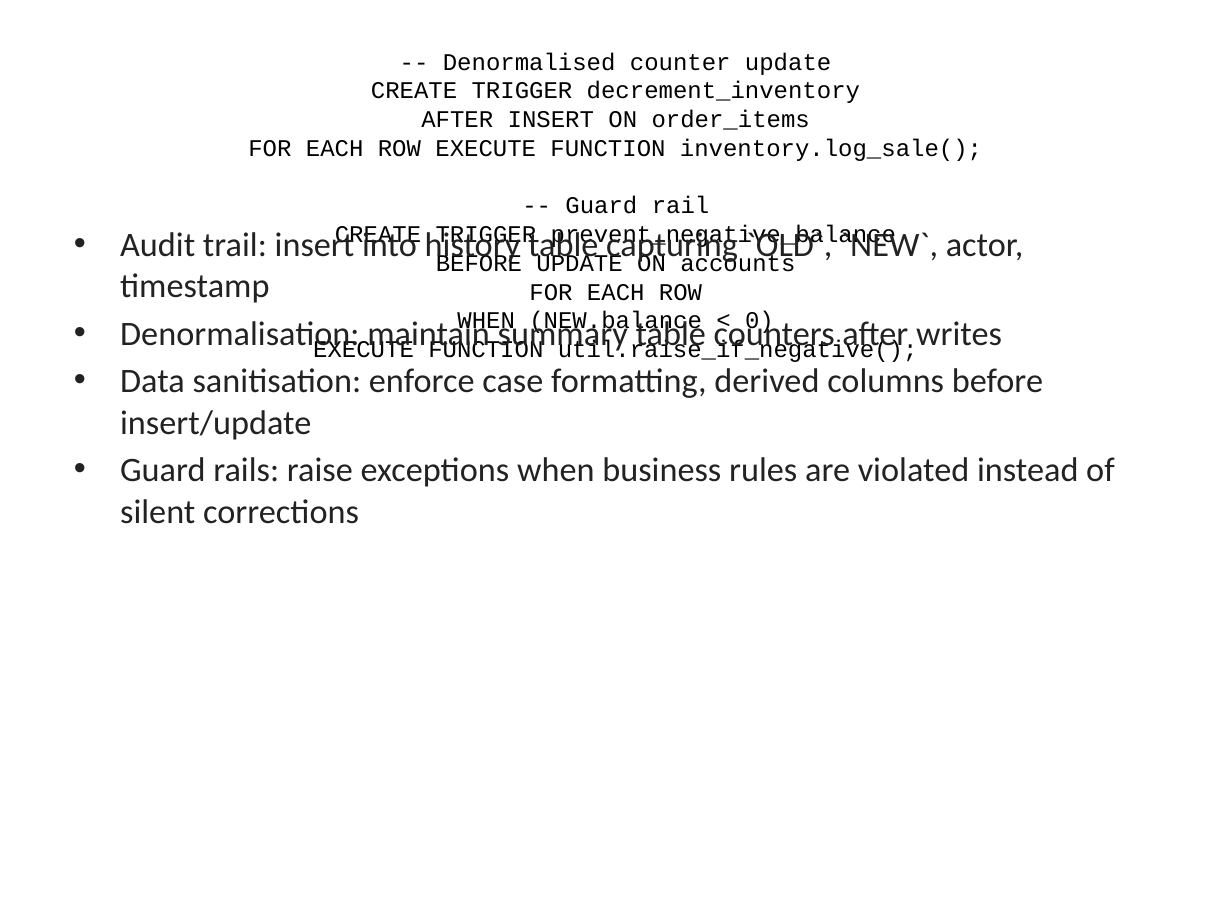
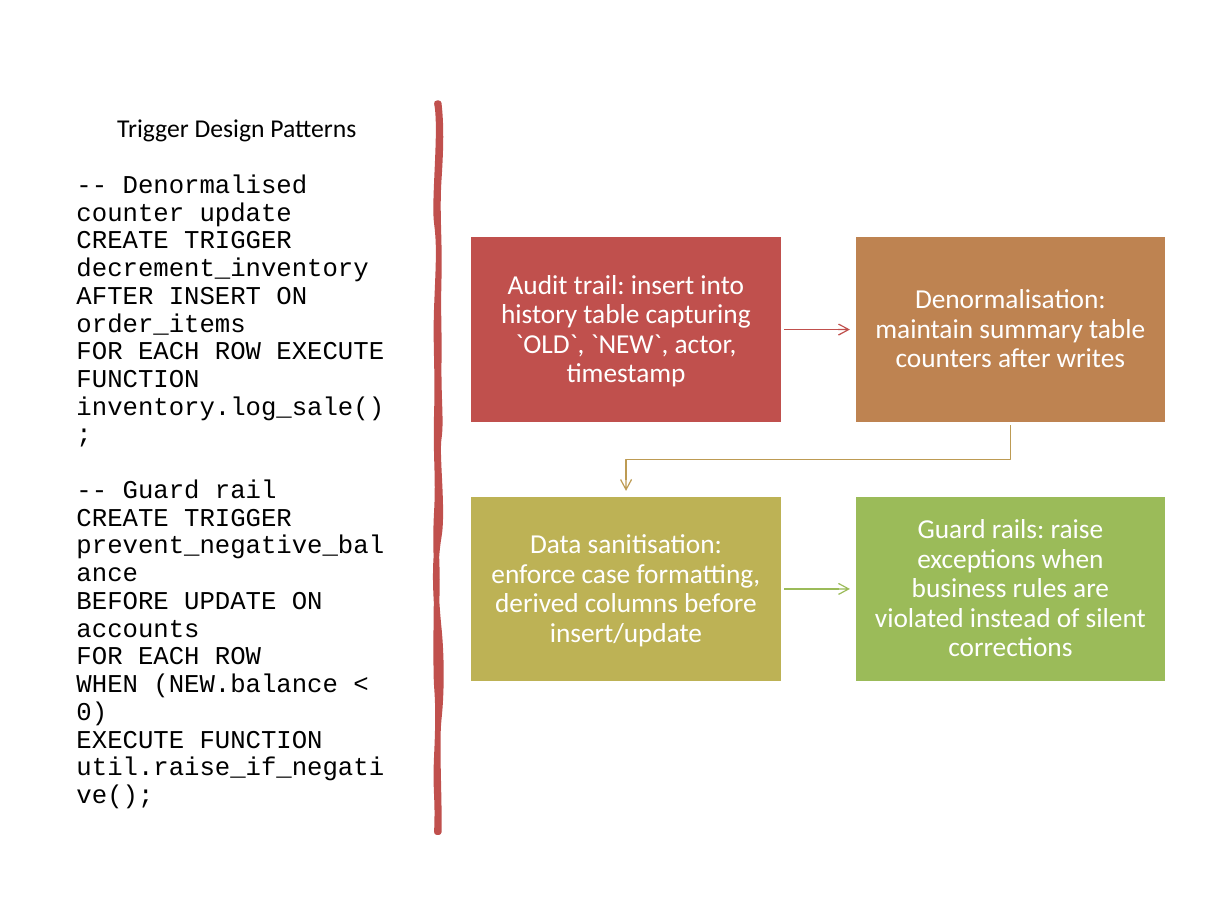
Before and after one commit to lolusername/CST4714_DB_admin, a slide deck: slide 11 of week_4/Week4_Advanced_SQL_Transactions.pptx. Drawn at 1232x924 pixels with LibreOffice and Linux fonts; fonts in the diff are those of the drawing. Boxes give left, top, right and bottom in pixels: in the first picture for what was removed or moved away, otherwise in the second. Text is boxed around its words. In the diff, an @@ line names an element or a change of style, - is before the commit and + after.

```diff
--- a/week_4/Week4_Advanced_SQL_Transactions.pptx
+++ b/week_4/Week4_Advanced_SQL_Transactions.pptx
@@ title "Trigger Design Patterns" moved from (x1=248, y1=52, x2=982, y2=362) to (x1=76, y1=119, x2=384, y2=781) @@
@@ title "Trigger Design Patterns" at (x1=76, y1=119, x2=384, y2=781): size 44 to 15 pt in "Trigger Design Patterns"; size 14 to 15 pt; line spacing 1 to 0.9; alignment centre to left @@
@@ freeform shape added at (x1=438, y1=103, x2=439, y2=832), fill #C0504D, outline #C0504D 3.25 pt @@
@@ text removed at (x1=120, y1=227, x2=1115, y2=524) @@
-• Audit trail: insert into history table capturing `OLD`, `NEW`, actor, timestamp
-• Denormalisation: maintain summary table counters after writes
-• Data sanitisation: enforce case formatting, derived columns before insert/update
-• Guard rails: raise exceptions when business rules are violated instead of silent corrections
@@ group added at (x1=469, y1=235, x2=1167, y2=683): 4 rectangles, 4 texts, 3 freeform shapes @@
+Audit trail: insert into history table capturing `OLD`, `NEW`, actor, timestamp
+Denormalisation: maintain summary table counters after writes
+Data sanitisation: enforce case formatting, derived columns before insert/update
+Guard rails: raise exceptions when business rules are violated instead of silent corrections
```
Also in this commit, not shown: 13 other slides changed, 6 other files.
